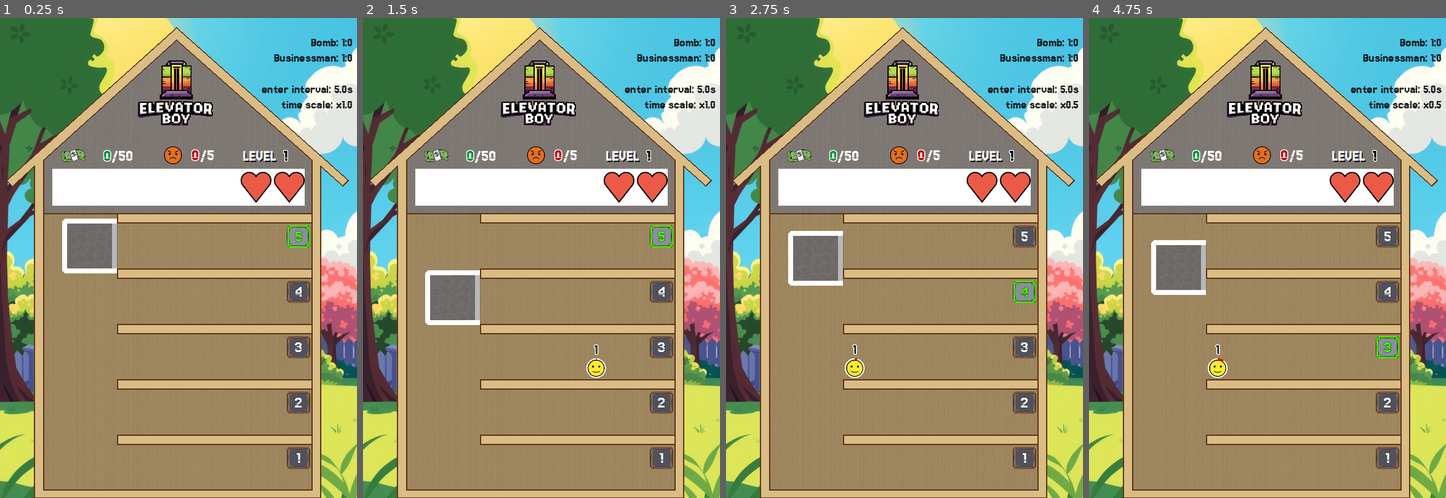
Above: before the commit, frames 1-4 (left to right).
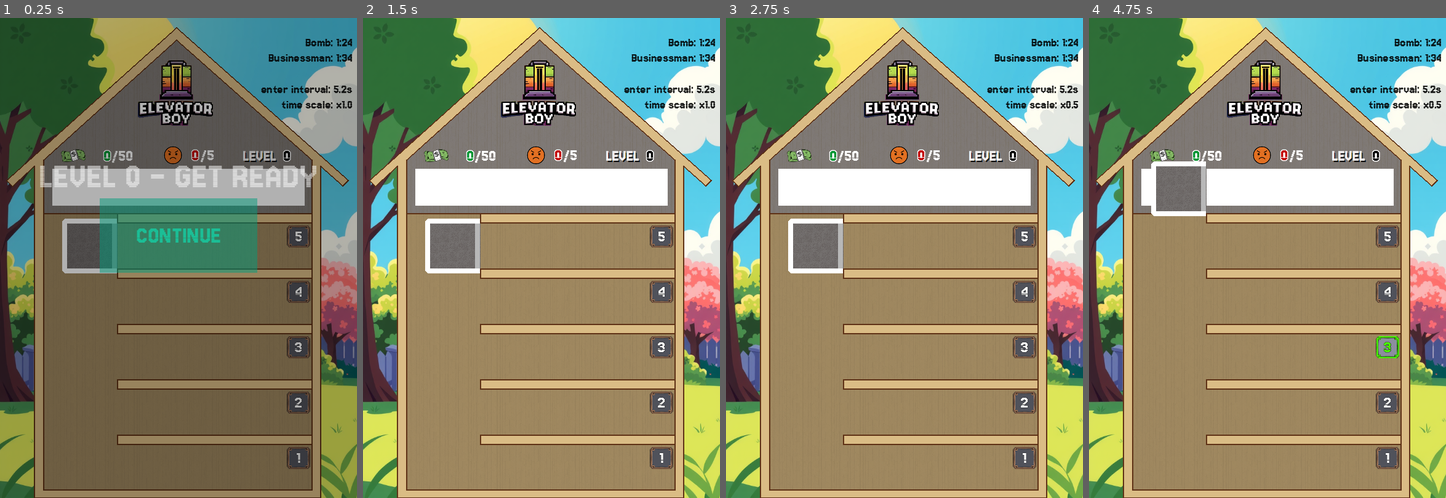
Above: after the commit, the same moments.

Repository: gilad905/elevator-boy
Game: Godot game, scene res://scenes/main.tscn
Same seed, same stepped clock (60 frames per second), same inputs: the game is played once before the commit and once after it.
Inputs (mouse positions are in pixels of both pictures, inside the frame that each line leads up to):
- Up to frame 1 (0.25 s): no input
- Up to frame 2 (1.5 s): click (541, 277) at 0.5 s, where only the run after the commit has a clickable "CONTINUE"; move the mouse to (620, 186) at 1.27 s; hold Up (elevator_move_up) from 1.28 s (still down); tap Space (door_toggle) at 1.35 s; click (620, 186) at 1.42 s
- Up to frame 3 (2.75 s): move the mouse to (1015, 186) at 2.02 s; release Up (elevator_move_up) at 2.03 s; hold Down (elevator_move_down) from 2.03 s (still down); tap A (time_scale_decrease) at 2.1 s; click (1015, 186) at 2.17 s
- Up to frame 4 (4.75 s): move the mouse to (1303, 152) at 2.77 s; release Down (elevator_move_down) at 2.78 s; hold Q (time_scale_increase) 2.78-3.53 s; hold Up (elevator_move_up) 2.78-4.28 s; move the mouse to (1249, 354) at 3.52 s; tap Space (door_toggle) at 3.6 s; click (1249, 354) at 3.67 s; move the mouse to (1374, 330) at 4.27 s; hold Down (elevator_move_down) from 4.28 s (still down); hold A (time_scale_decrease) from 4.28 s (still down)

The runs differ from the first frame. In frame 1, 97% of the frame differs, in the area x 0-100%, y 0-100%; in frame 2, 5.0%; in frame 3, 2.8%; in frame 4, 4.6%.
Error after the commit: Parse Error: Assigned value for constant "is_dev" isn't a constant expression. (res://scripts/globals/settings.gd:4)

Commit message:
debugging -> is_dev; start level modal instead of next level

Diff:
--- a/scripts/debug.gd
+++ b/scripts/debug.gd
@@ -1,7 +1,7 @@
 extends VBoxContainer
 
 func load_labels() -> void:
-	var pref = "DEBUG " if Settings.debugging else ""
+	var pref = "DEBUG " if Settings.is_dev else ""
 	$Version.text = pref + Settings.version
 	var level_desc = get_level_desc()
 	$Level.text = level_desc
--- a/scripts/globals/npcs.gd
+++ b/scripts/globals/npcs.gd
@@ -68,7 +68,7 @@
 	return frequencies
 
 static func _get_npc_frequency(type: Npc.Type) -> int:
-	if Settings.debugging and type == Npc.Type.Bomb:
+	if Settings.is_dev and type == Npc.Type.Bomb:
 		return 2
 	var start_freq = Settings.npc_meta[type].start_frequency
 	if start_freq <= 0:
--- a/scripts/globals/settings.gd
+++ b/scripts/globals/settings.gd
@@ -1,14 +1,14 @@
 extends Node
 
 const _export_settings = preload("res://resources/export_settings.gd").obj
-const debugging = _export_settings.debugging
+const is_dev = _export_settings.is_dev
 const version = _export_settings.version
 
 const money_by_happy_count: Array[int] = [0, 1, 5, 10, 20]
 const angry_money_loss: int = 5
-# const win_on_amount: int = 1 if debugging else 100
+# const win_on_amount: int = 1 if is_dev else 100
 const win_on_amount: int = 50
-const lose_on_angries: int = 100 if debugging else 5
+const lose_on_angries: int = 100 if is_dev else 5
 # const lose_on_angries: int = 5
 
 const npc_meta = {
@@ -17,12 +17,12 @@
 		patience_sec = 30,
 	},
 	Npc.Type.Bomb: {
-		# start_frequency = 2 if debugging else 20,
+		# start_frequency = 2 if is_dev else 20,
 		start_frequency = 20,
 		patience_sec = 20,
 	},
 	Npc.Type.Businessman: {
-		# start_frequency = -1 if debugging else 30,
+		# start_frequency = -1 if is_dev else 30,
 		start_frequency = 30,
 		patience_sec = 20,
 	},
@@ -35,6 +35,11 @@
 	Item.Type.Broom: {
 		frequency = 3,
 	},
+}
+
+const prompts: Dictionary = {
+	game_over = "GAME OVER",
+	used_life = "YOU USED ONE LIFE.\nRETRY LEVEL.",
 }
 
 const npc_spacing: int = 7
@@ -54,12 +59,6 @@
 const speed_span_min_sec: float = 5.0
 const speed_span_level_shift_sec: float = 5.0
 
-const prompts: Dictionary = {
-	game_over = "GAME OVER",
-	level_up = "LEVEL COMPLETED",
-	used_life = "YOU USED ONE LIFE.\nRETRY LEVEL.",
-}
-
 static var floor_count: int
 
 func _ready() -> void:
--- a/scripts/globals/state.gd
+++ b/scripts/globals/state.gd
@@ -4,7 +4,7 @@
 
 static var _default = {
 	# current_level = 1,
-	current_level = 5 if Settings.debugging else 1,
+	current_level = 5 if Settings.is_dev else 1,
 	closet = [Item.Type.Life, Item.Type.Life],
 }
 
--- a/scripts/main.gd
+++ b/scripts/main.gd
@@ -7,6 +7,7 @@
 func _ready() -> void:
 	init_level()
 	$Debug.load_labels()
+	$Modal.show_modal("LEVEL %d - GET READY" % State.current_level)
 	await get_tree().create_timer(1, false).timeout
 	start_level()
 
@@ -87,9 +88,8 @@
 
 func _on_money_reached() -> void:
 	State.current_level += 1
-	$Modal.show_modal(Settings.prompts.level_up)
+	get_tree().reload_current_scene()
 
 func _on_continue_pressed() -> void:
 	await $Modal.hide_modal()
 	get_tree().paused = false
-	get_tree().reload_current_scene()
--- a/scripts/npc/person.gd
+++ b/scripts/npc/person.gd
@@ -11,7 +11,7 @@
 	to_animate = $Face
 	$AngryResult/Amount.text = "-%s" % Settings.angry_money_loss
 	super()
-	# if Settings.debugging:
+	# if Settings.is_dev:
 	# 	await get_tree().create_timer(2).timeout
 	# 	remove(Npc.RemovalType.Fall)
 	# 	show_result(false)
Not shown, changed: .custom-scripts/export-and-commit.ps1
